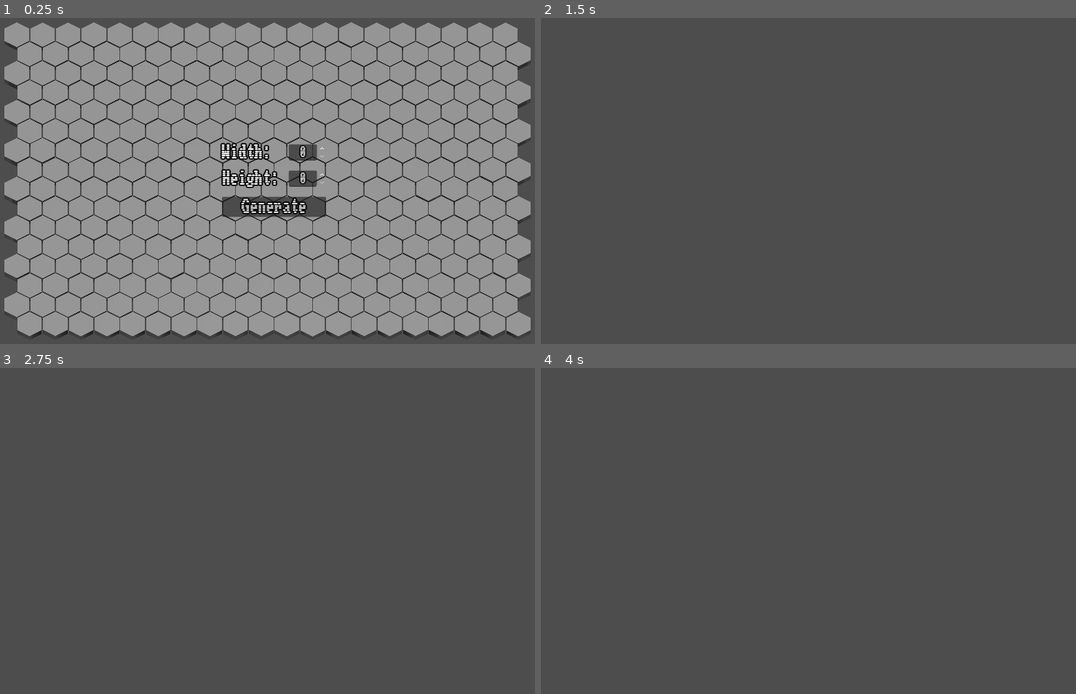
Above: before the commit, frames 1-4 (two rows, left to right).
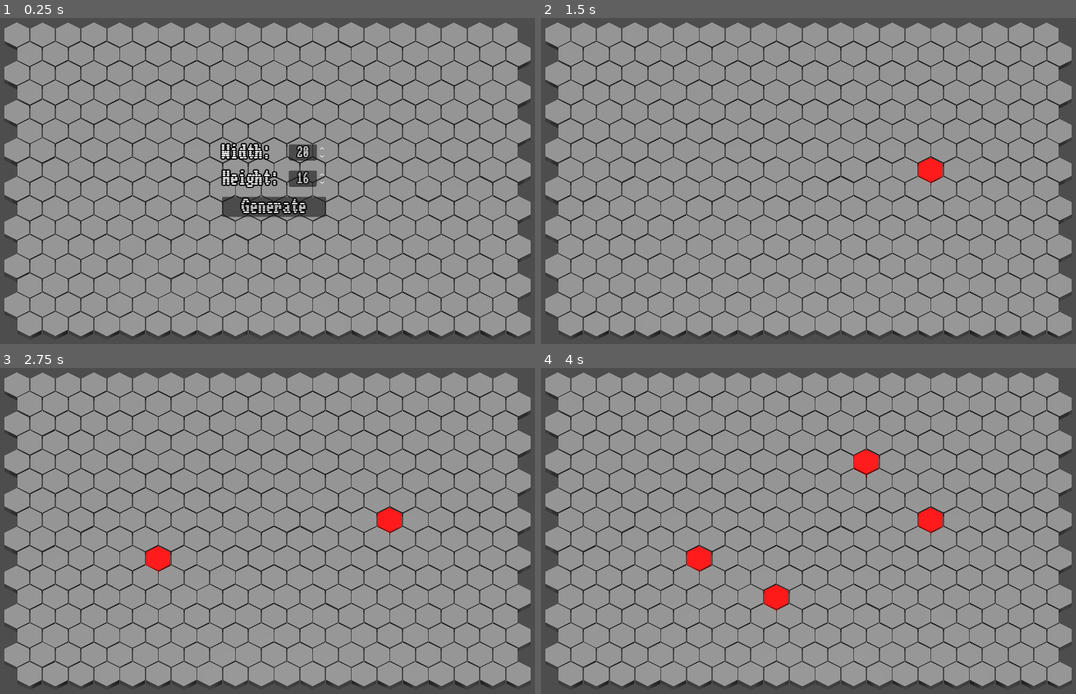
Above: after the commit, the same moments.

Repository: Dawiderter/HexaBattler
Game: Godot game, scene res://scripts/Main.tscn
The game is run twice, just before and just after one commit, with the same random seed, the same clock (stepped at 60 frames per second) and the same inputs.
Inputs (mouse positions are in pixels of both pictures, inside the frame that each line leads up to):
- Up to frame 1 (0.25 s): no input
- Up to frame 2 (1.5 s): click "Generate" at 0.5 s; tap Enter at 1.25 s; move the mouse to (942, 164) at 1.27 s; click (942, 164) at 1.42 s
- Up to frame 3 (2.75 s): tap Space at 2 s; move the mouse to (155, 547) at 2.02 s; click (155, 547) at 2.17 s
- Up to frame 4 (4 s): tap Enter at 2.75 s; move the mouse to (872, 459) at 2.77 s; click (872, 459) at 2.92 s; tap Space at 3.5 s; move the mouse to (787, 596) at 3.52 s; click (787, 596) at 3.67 s

The runs differ from the first frame. In frame 1, 0.1% of the frame differs, in the area x 55-61%, y 39-51%; in frame 2, 87%; in frame 3, 87%; in frame 4, 87%, in the area x 0-100%, y 1-99%.

Commit message:
Default values in UI

Diff:
--- a/scenes/game_creation_ui.tscn
+++ b/scenes/game_creation_ui.tscn
@@ -42,6 +42,7 @@
 [node name="SpinBox" type="SpinBox" parent="MarginContainer/VBoxContainer/Width"]
 layout_mode = 2
 max_value = 40.0
+value = 20.0
 rounded = true
 alignment = 1
 
@@ -57,6 +58,7 @@
 [node name="SpinBox" type="SpinBox" parent="MarginContainer/VBoxContainer/Height"]
 layout_mode = 2
 max_value = 40.0
+value = 16.0
 rounded = true
 alignment = 1
 
